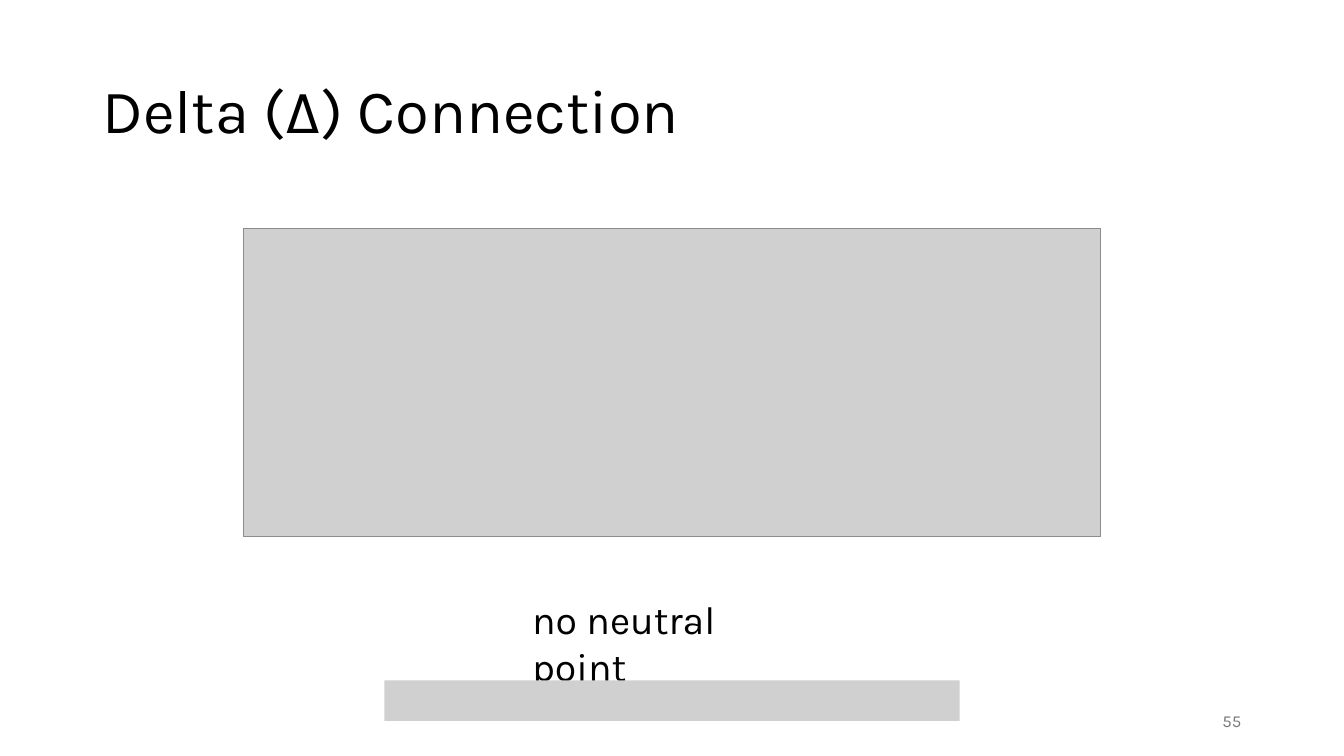
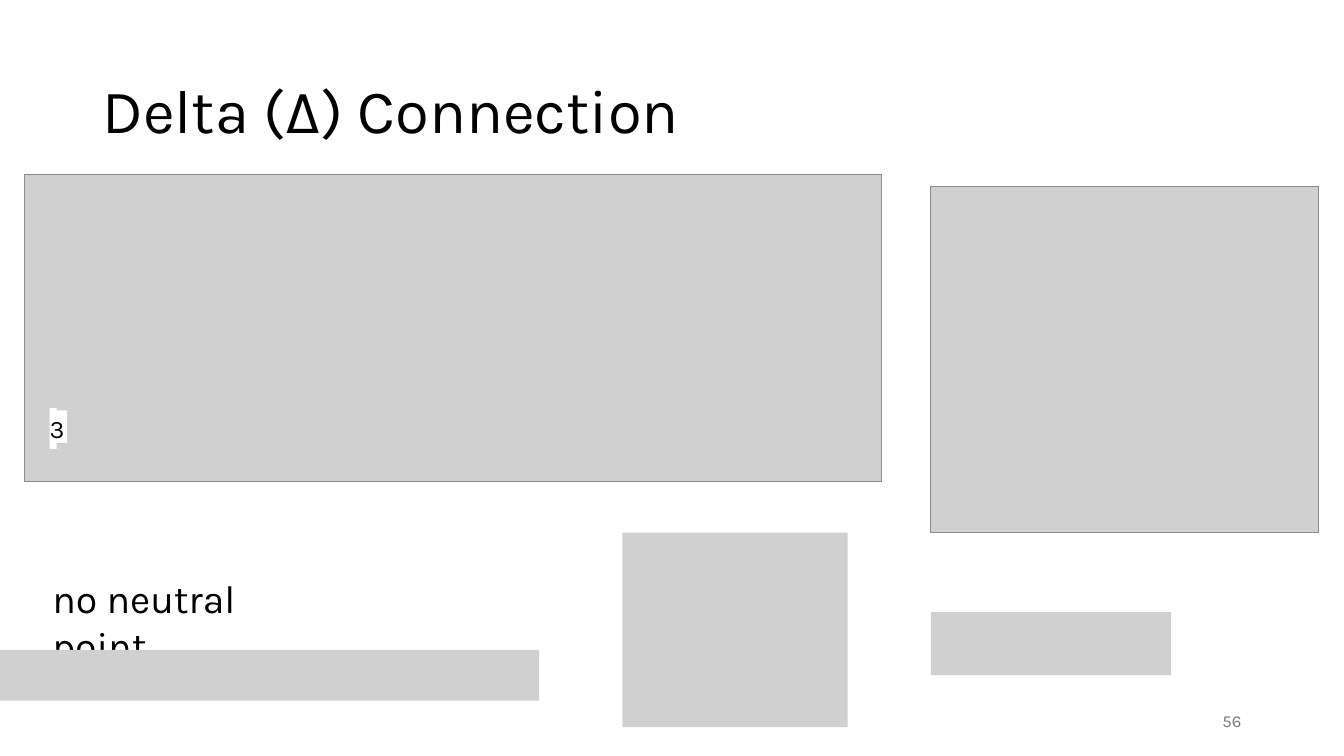
Before and after one commit to FelixWick/intro_electrical_eng, a slide deck: slide 56 of slides/4_ACtech.pptx (slide 55 before the commit). Drawn at 1344x756 pixels with LibreOffice and Linux fonts; fonts in the diff are those of the drawing; grey boxes stand for pictures. Boxes give left, top, right and bottom in pixels: in the first picture for what was removed or moved away, otherwise in the second. Text is boxed around its words. In the diff, an @@ line names an element or a change of style, - is before the commit and + after.

```diff
--- a/slides/4_ACtech.pptx
+++ b/slides/4_ACtech.pptx
@@ picture moved from (x1=244, y1=229, x2=1101, y2=536) to (x1=25, y1=174, x2=882, y2=482) @@
@@ picture added at (x1=931, y1=187, x2=1319, y2=533) @@
@@ rectangle added at (x1=49, y1=408, x2=56, y2=449), fill #FFFFFF, 18 pt, text #000000 @@
+3
@@ rectangle added at (x1=53, y1=410, x2=68, y2=443), fill #FFFFFF @@
@@ picture added at (x1=622, y1=532, x2=848, y2=727) @@
@@ text "no neutral point" rewrapped from (x1=532, y1=607, x2=715, y2=691) to (x1=52, y1=586, x2=236, y2=650) @@
@@ picture added at (x1=931, y1=612, x2=1171, y2=676) @@
@@ picture added at (x1=0, y1=650, x2=539, y2=701) @@
@@ picture removed at (x1=384, y1=681, x2=960, y2=721) @@
@@ page number at (x1=1222, y1=716, x2=1241, y2=727): text changed @@
-55
+56
```
Also in this commit, not shown: 3 other slides changed, 2 slides added, 1 other file.
